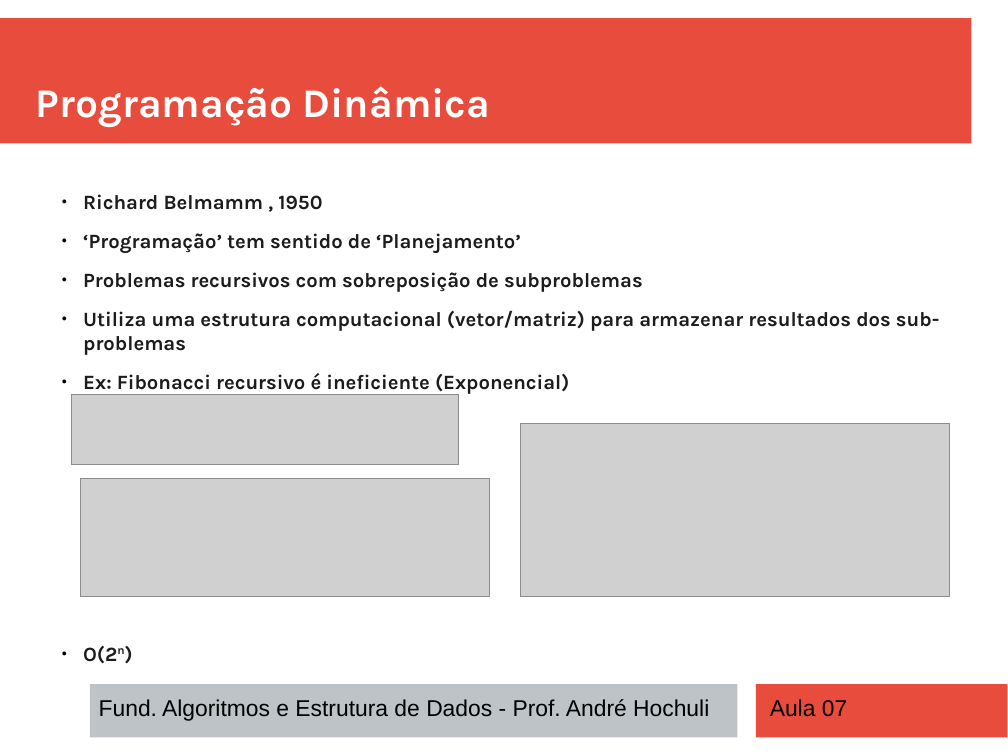
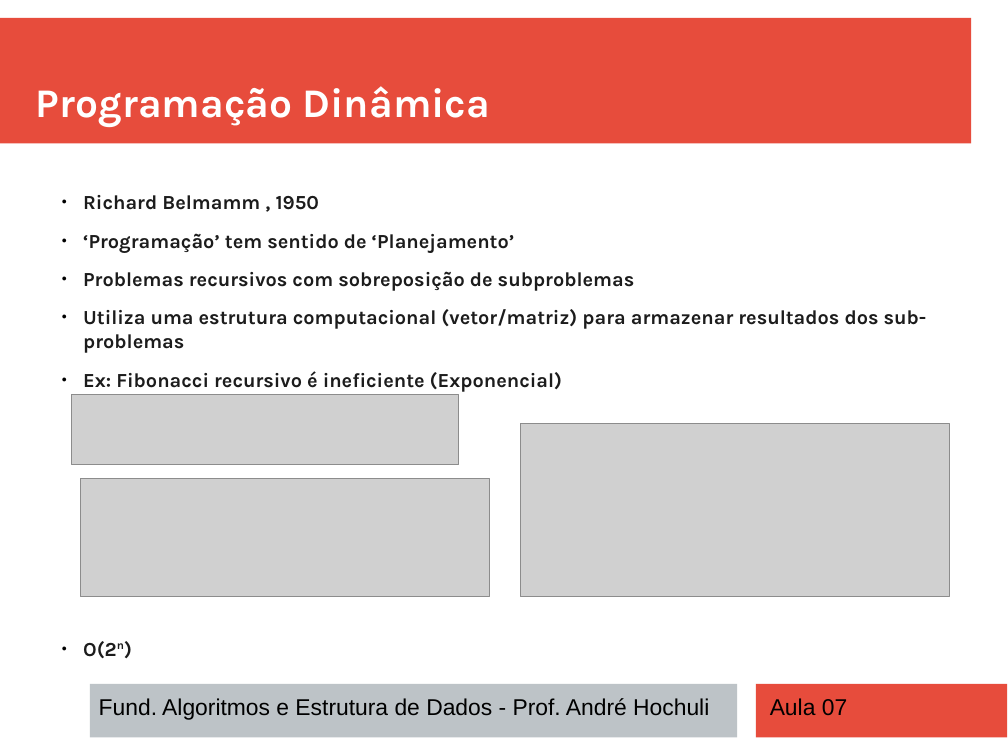
Before and after one commit to andrehochuli/teaching, a slide deck: slide 15 of DataStructuresAndAlgorithms/Aula 07 - BigO e Programacao Dinamica/Aula 07 - Programação Dinamica.pptx. Drawn at 1008x756 pixels with LibreOffice and Linux fonts; fonts in the diff are those of the drawing; grey boxes stand for pictures. Boxes give left, top, right and bottom in pixels: in the first picture for what was removed or moved away, otherwise in the second. Text is boxed around its words. In the diff, an @@ line names an element or a change of style, - is before the commit and + after.

```diff
--- a/DataStructuresAndAlgorithms/Aula 07 - BigO e Programacao Dinamica/Aula 07 - Programação Dinamica.pptx
+++ b/DataStructuresAndAlgorithms/Aula 07 - BigO e Programacao Dinamica/Aula 07 - Programação Dinamica.pptx
@@ text "Richard Belmamm , 1950" at [83, 195, 927, 658]: size 16 to 15.7 pt @@
```
Also in this commit, not shown: 6 other slides changed, 3 other files.
